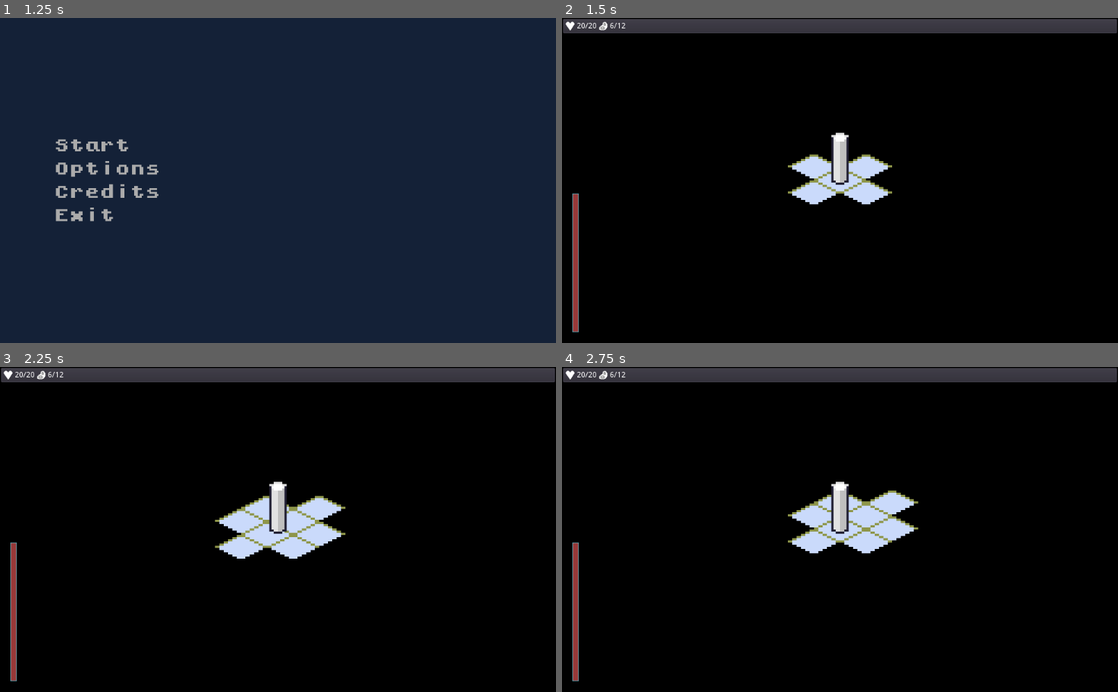
Above: before the commit, frames 1-4 (two rows, left to right).
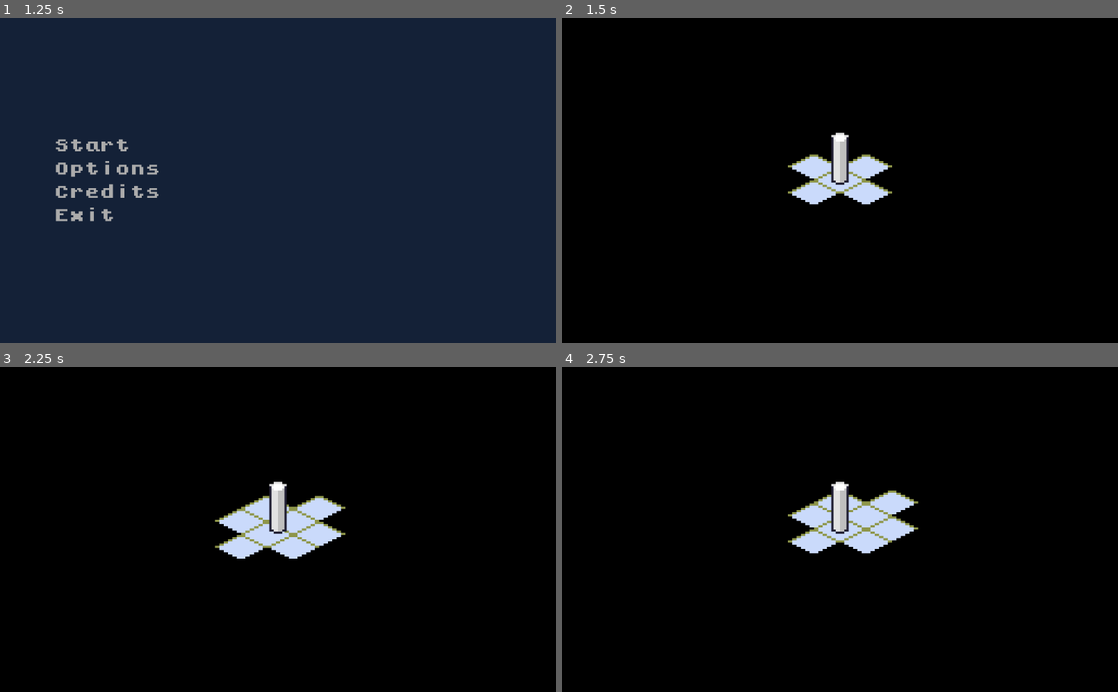
Above: after the commit, the same moments.

Repository: ZeeHatcher/project-forgotten
Game: Godot game, scene res://scenes/start_screen/start_screen.tscn
The game is run twice, just before and just after one commit, with the same random seed, the same clock (stepped at 60 frames per second) and the same inputs.
Inputs (mouse positions are in pixels of both pictures, inside the frame that each line leads up to):
- Up to frame 1 (1.25 s): tap Enter at 0.5 s; move the mouse to (400, 164) at 0.52 s; hold D (move_right) from 0.53 s (still down); click (400, 164) at 0.67 s
- Up to frame 2 (1.5 s): release D (move_right) at 1.25 s; click "Start" at 1.25 s
- Up to frame 3 (2.25 s): tap Space at 2 s; move the mouse to (166, 545) at 2.02 s; hold S (move_down) from 2.03 s (still down)
- Up to frame 4 (2.75 s): keep holding S (move_down)

Frame 1 is identical in both runs. In frame 2, 5.0% of the frame differs, in the area x 0-100%, y 0-97%; in frame 3, 5.0%; in frame 4, 5.0%.

Commit message:
chore: setup terrain tileset

Diff:
--- a/main.tscn
+++ b/main.tscn
@@ -14,60 +14,7 @@
 [ext_resource path="res://assets/ui/progress_bar_v.png" type="Texture" id=12]
 [ext_resource path="res://assets/ui/progress_bar_frame.png" type="Texture" id=13]
 [ext_resource path="res://temperature_bar.gd" type="Script" id=14]
-
-[sub_resource type="ConvexPolygonShape2D" id=1]
-points = PoolVector2Array( 0, 6, 12, 0, 24, 6, 12, 12 )
-
-[sub_resource type="TileSet" id=5]
-0/name = "floor"
-0/texture = ExtResource( 1 )
-0/tex_offset = Vector2( 0, 0 )
-0/modulate = Color( 1, 1, 1, 1 )
-0/region = Rect2( 0, 0, 24, 24 )
-0/tile_mode = 0
-0/occluder_offset = Vector2( 0, 0 )
-0/navigation_offset = Vector2( 0, 0 )
-0/shape_offset = Vector2( 0, 0 )
-0/shape_transform = Transform2D( 1, 0, 0, 1, 0, 0 )
-0/shape_one_way = false
-0/shape_one_way_margin = 0.0
-0/shapes = [  ]
-0/z_index = 0
-1/name = "wall"
-1/texture = ExtResource( 1 )
-1/tex_offset = Vector2( 0, 0 )
-1/modulate = Color( 0.239216, 0.239216, 0.239216, 1 )
-1/region = Rect2( 0, 0, 24, 24 )
-1/tile_mode = 0
-1/occluder_offset = Vector2( 0, 0 )
-1/navigation_offset = Vector2( 0, 0 )
-1/shape_offset = Vector2( 0, 0 )
-1/shape_transform = Transform2D( 1, 0, 0, 1, 0, 0 )
-1/shape = SubResource( 1 )
-1/shape_one_way = false
-1/shape_one_way_margin = 1.0
-1/shapes = [ {
-"autotile_coord": Vector2( 0, 0 ),
-"one_way": false,
-"one_way_margin": 1.0,
-"shape": SubResource( 1 ),
-"shape_transform": Transform2D( 1, 0, 0, 1, 0, 0 )
-} ]
-1/z_index = 0
-2/name = "fog"
-2/texture = ExtResource( 1 )
-2/tex_offset = Vector2( 0, 0 )
-2/modulate = Color( 0, 0, 0, 1 )
-2/region = Rect2( 0, 0, 24, 24 )
-2/tile_mode = 0
-2/occluder_offset = Vector2( 0, 0 )
-2/navigation_offset = Vector2( 0, 0 )
-2/shape_offset = Vector2( 0, 0 )
-2/shape_transform = Transform2D( 1, 0, 0, 1, 0, 0 )
-2/shape_one_way = false
-2/shape_one_way_margin = 0.0
-2/shapes = [  ]
-2/z_index = 0
+[ext_resource path="res://resources/terrain_tileset.tres" type="TileSet" id=15]
 
 [sub_resource type="ConvexPolygonShape2D" id=4]
 points = PoolVector2Array( 10, 6, 12, 5, 14, 6, 12, 7 )
@@ -82,6 +29,7 @@
 points = PoolVector2Array( 14, 6, 12, 7, 10, 6, 12, 5 )
 
 [sub_resource type="TileSet" id=6]
+resource_local_to_scene = true
 0/name = "sample"
 0/texture = ExtResource( 1 )
 0/tex_offset = Vector2( 0, -12 )
@@ -172,7 +120,7 @@
 
 [node name="Terrain" type="TileMap" parent="."]
 mode = 1
-tile_set = SubResource( 5 )
+tile_set = ExtResource( 15 )
 cell_size = Vector2( 24, 12 )
 cell_tile_origin = 1
 cell_y_sort = true
@@ -203,6 +151,7 @@
 zoom = Vector2( 0.25, 0.25 )
 
 [node name="CanvasLayer" type="CanvasLayer" parent="."]
+visible = false
 
 [node name="CenterContainer" type="CenterContainer" parent="CanvasLayer"]
 anchor_right = 1.0
--- /dev/null
+++ b/resources/terrain_tileset.tres
@@ -0,0 +1,100 @@
+[gd_resource type="TileSet" load_steps=4 format=2]
+
+[ext_resource path="res://assets/cube.png" type="Texture" id=1]
+[ext_resource path="res://assets/tiles.png" type="Texture" id=2]
+
+[sub_resource type="ConvexPolygonShape2D" id=1]
+points = PoolVector2Array( 0, 6, 12, 0, 24, 6, 12, 12 )
+
+[resource]
+0/name = "floor"
+0/texture = ExtResource( 1 )
+0/tex_offset = Vector2( 0, 0 )
+0/modulate = Color( 1, 1, 1, 1 )
+0/region = Rect2( 0, 0, 24, 24 )
+0/tile_mode = 0
+0/occluder_offset = Vector2( 0, 0 )
+0/navigation_offset = Vector2( 0, 0 )
+0/shape_offset = Vector2( 0, 0 )
+0/shape_transform = Transform2D( 1, 0, 0, 1, 0, 0 )
+0/shape_one_way = false
+0/shape_one_way_margin = 0.0
+0/shapes = [  ]
+0/z_index = 0
+1/name = "wall"
+1/texture = ExtResource( 1 )
+1/tex_offset = Vector2( 0, 0 )
+1/modulate = Color( 0.239216, 0.239216, 0.239216, 1 )
+1/region = Rect2( 0, 0, 24, 24 )
+1/tile_mode = 0
+1/occluder_offset = Vector2( 0, 0 )
+1/navigation_offset = Vector2( 0, 0 )
+1/shape_offset = Vector2( 0, 0 )
+1/shape_transform = Transform2D( 1, 0, 0, 1, 0, 0 )
+1/shape = SubResource( 1 )
+1/shape_one_way = false
+1/shape_one_way_margin = 1.0
+1/shapes = [ {
+"autotile_coord": Vector2( 0, 0 ),
+"one_way": false,
+"one_way_margin": 1.0,
+"shape": SubResource( 1 ),
+"shape_transform": Transform2D( 1, 0, 0, 1, 0, 0 )
+} ]
+1/z_index = 0
+2/name = "fog"
+2/texture = ExtResource( 1 )
+2/tex_offset = Vector2( 0, 0 )
+2/modulate = Color( 0, 0, 0, 1 )
+2/region = Rect2( 0, 0, 24, 24 )
+2/tile_mode = 0
+2/occluder_offset = Vector2( 0, 0 )
+2/navigation_offset = Vector2( 0, 0 )
+2/shape_offset = Vector2( 0, 0 )
+2/shape_transform = Transform2D( 1, 0, 0, 1, 0, 0 )
+2/shape_one_way = false
+2/shape_one_way_margin = 0.0
+2/shapes = [  ]
+2/z_index = 0
+3/name = "mountain"
+3/texture = ExtResource( 2 )
+3/tex_offset = Vector2( 0, -24 )
+3/modulate = Color( 1, 1, 1, 1 )
+3/region = Rect2( 0, 0, 72, 48 )
+3/tile_mode = 2
+3/autotile/icon_coordinate = Vector2( 0, 0 )
+3/autotile/tile_size = Vector2( 24, 48 )
+3/autotile/spacing = 0
+3/autotile/occluder_map = [  ]
+3/autotile/navpoly_map = [  ]
+3/autotile/priority_map = [  ]
+3/autotile/z_index_map = [  ]
+3/occluder_offset = Vector2( 0, 0 )
+3/navigation_offset = Vector2( 0, 0 )
+3/shape_offset = Vector2( 0, 0 )
+3/shape_transform = Transform2D( 1, 0, 0, 1, 0, 0 )
+3/shape_one_way = false
+3/shape_one_way_margin = 0.0
+3/shapes = [  ]
+3/z_index = 0
+4/name = "forest"
+4/texture = ExtResource( 2 )
+4/tex_offset = Vector2( 0, -24 )
+4/modulate = Color( 1, 1, 1, 1 )
+4/region = Rect2( 0, 48, 72, 48 )
+4/tile_mode = 2
+4/autotile/icon_coordinate = Vector2( 0, 0 )
+4/autotile/tile_size = Vector2( 24, 48 )
+4/autotile/spacing = 0
+4/autotile/occluder_map = [  ]
+4/autotile/navpoly_map = [  ]
+4/autotile/priority_map = [  ]
+4/autotile/z_index_map = [  ]
+4/occluder_offset = Vector2( 0, 0 )
+4/navigation_offset = Vector2( 0, 0 )
+4/shape_offset = Vector2( 0, 0 )
+4/shape_transform = Transform2D( 1, 0, 0, 1, 0, 0 )
+4/shape_one_way = false
+4/shape_one_way_margin = 0.0
+4/shapes = [  ]
+4/z_index = 0
Binary file added: assets/character.png
Not shown, added: assets/character.png.import
Binary file added: assets/tiles.png
Not shown: 1 places in main.tscn that only renumber resources
